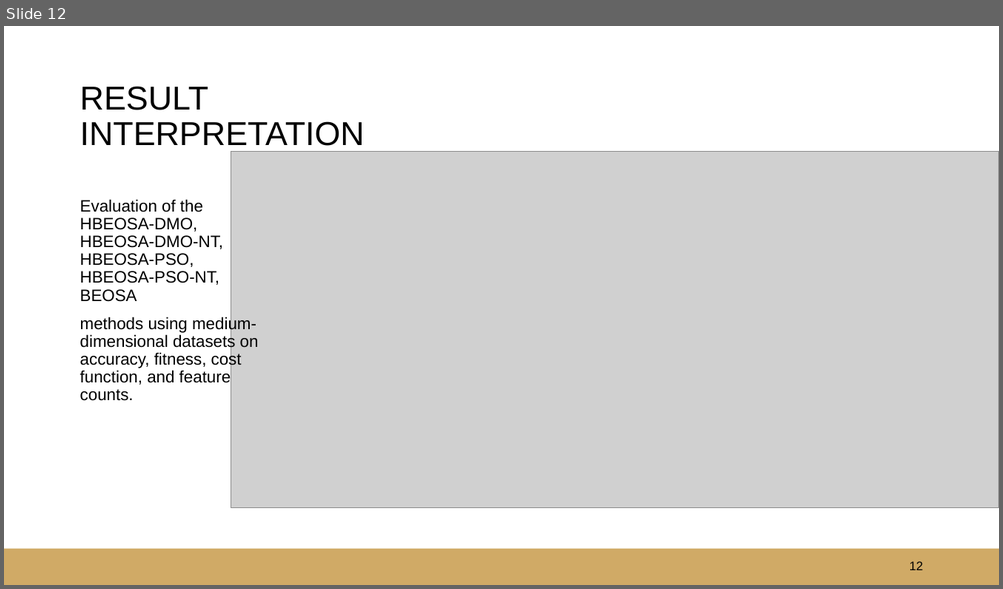
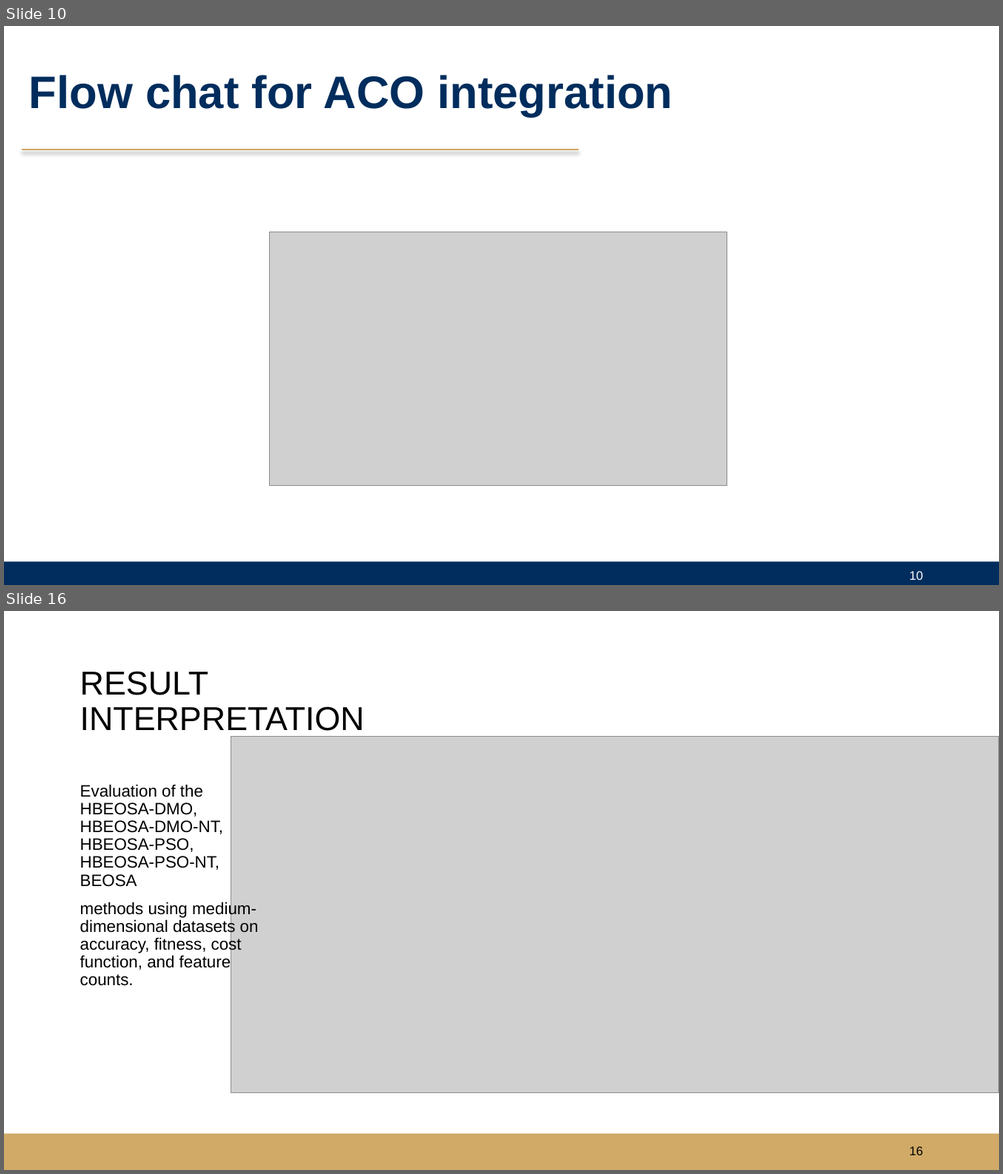
Before and after one commit to justicetetteh233/FINAL_YEAR_PROJECT_SEMI_FINISHED_VERSION, a slide deck: INSIGHT_SLIDES/An_adaptation_of_hybrid_binary_optimization_algorithms_for_3_version_presentation_1 copy.pptx. Shown one above the other, each under a label of ours: slide 12 before the commit, slides 10 and 16 after it; the slides between them are not shown. The pictures are 1003x589 and 1003x1174 pixels, drawn with LibreOffice and Linux fonts; fonts in the diff are those of the drawing; grey boxes stand for pictures; background and template pictures are left out. Boxes give left, top, right and bottom in pixels: in the first picture for what was removed or moved away, otherwise in the second. Text is boxed around its words. In the diff, an @@ line names an element or a change of style, - is before the commit and + after.

```diff
--- a/INSIGHT_SLIDES/An_adaptation_of_hybrid_binary_optimization_algorithms_for_3_version_presentation_1 copy.pptx
+++ b/INSIGHT_SLIDES/An_adaptation_of_hybrid_binary_optimization_algorithms_for_3_version_presentation_1 copy.pptx
@@ slide 10 added at (4, 26, 999, 585), background #FFFFFF @@
@@ title added at (29, 75, 672, 117), 44 pt, text #002D5D, bold @@
+Flow chat for ACO integration
@@ line added from (22, 150) to (578, 150), #D0AA66 1.5 pt @@
@@ picture added at (270, 232, 726, 486) @@
@@ rectangle added at (4, 562, 999, 585), fill #002D5D @@
@@ page number added at (909, 571, 923, 580), 12 pt, text #FFFFFF @@
+10
@@ what was slide 12 is now slide 16 @@
@@ page number at (909, 1147, 923, 1156): text changed @@
-12
+16
```
Also in this commit, not shown: 6 slides changed, 8 other slides added, 6 slides removed, 10 other files.
